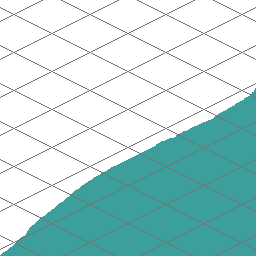
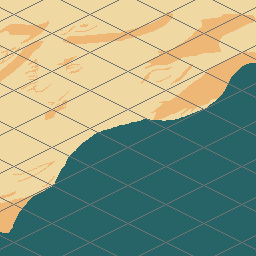
Before/after of a 256px x 256px layered artwork. What changed in the layer stack:
renamed "кадр_5" to "кадр_8", showed the group it (1 layers) over [0, 63, 256, 256]
painted on "с_вода" (3rd of 11, in "кадр_8") over [0, 63, 256, 256]
hid group "кадр_3" (2 layers) over [0, 88, 256, 256]
renamed "с_вода" to "т_вода", painted on it over [0, 88, 256, 256]
added layer "Слой 1" above "фон" over [0, 0, 256, 256]
